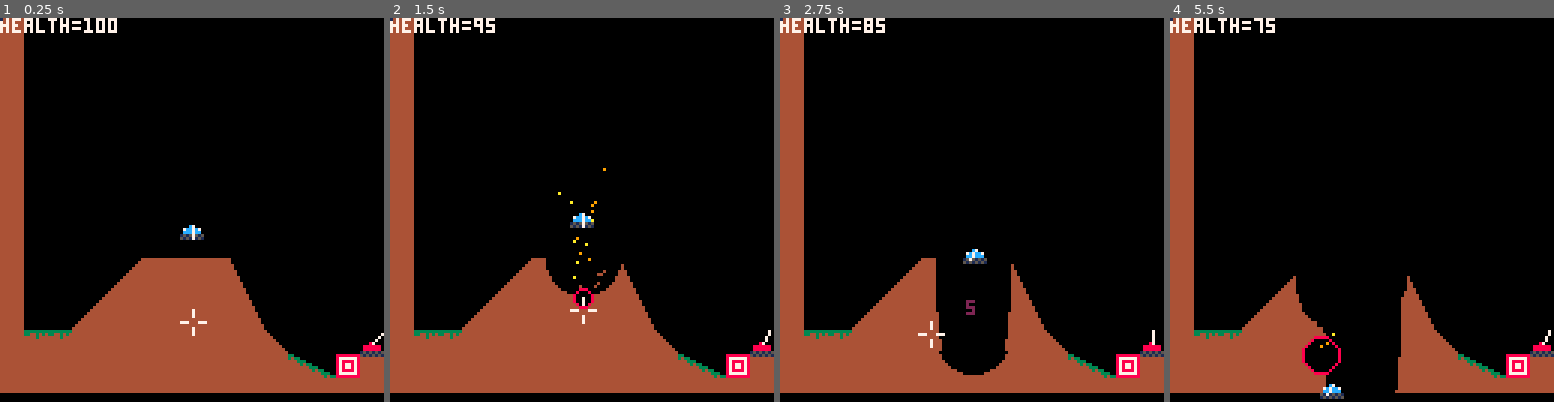
Above: before the commit, frames 1-4 (left to right).
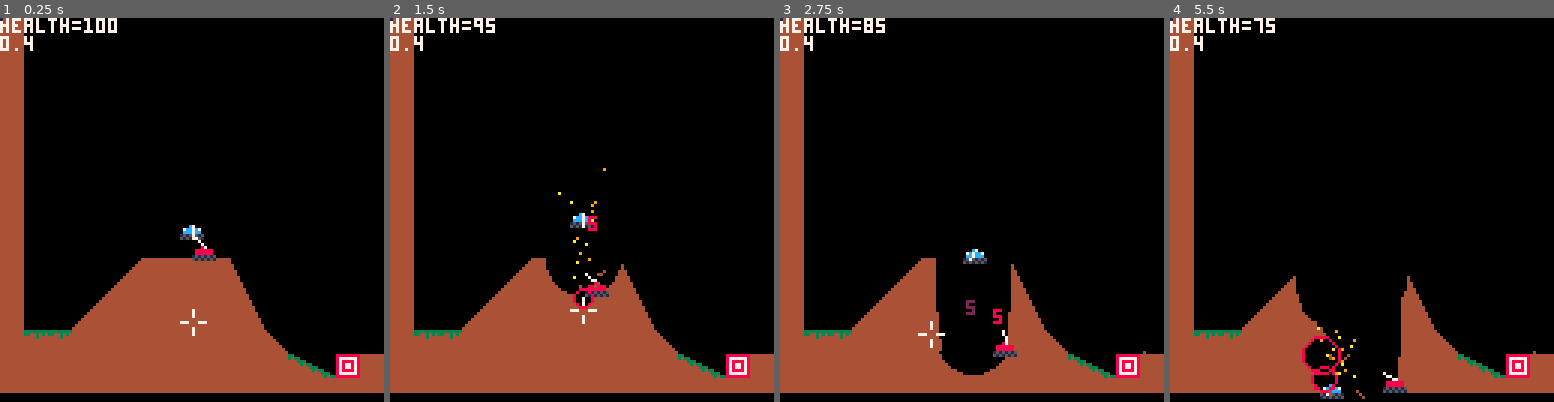
Above: after the commit, the same moments.

Repository: MarrMann/tanks.p8
Game: PICO-8 cartridge tanks.p8
Two runs of this game, one before a commit and one after it. Both use one fixed random seed, a clock stepped at 60 frames per second and the inputs below.
Inputs:
- Up to frame 1 (0.25 s): no input
- Up to frame 2 (1.5 s): tap X (X key) at 0.33, 1.07 s
- Up to frame 3 (2.75 s): hold Right 1.6-2.1 s; tap X (X key) at 1.85 s; hold Up 2.15-2.42 s; hold Right from 2.47 s (still down)
- Up to frame 4 (5.5 s): tap X (X key) at 2.97, 4.08, 5.2 s; release Right at 3.03 s; hold Left 3.08-3.58 s; hold Down 3.63-3.97 s; hold Right 4.02-4.68 s; hold Up 4.73-5.03 s; hold Left from 5.08 s (still down)

The runs differ from the first frame. In frame 1, 0.5% of the frame differs, in the area x 0-100%, y 4-89%; in frame 2, 0.6%; in frame 3, 0.6%; in frame 4, 0.9%, in the area x 0-100%, y 4-100%.

Commit message:
dumb enemies random shooting

Diff:
--- a/tanks.p8
+++ b/tanks.p8
@@ -112,12 +112,7 @@
 		x_hold_frames += 1
 	elseif x_hold_frames > 0 then
 		if x_hold_frames <= x_tap then
-			local dx = sin(p.t_angle)
-			local dy = cos(p.t_angle)
-			local ox = p.x+dx*4
-			local oy = p.y-3+dy*4
-			shoot(ox,oy,dx,dy,p.pow*6+1)
-			sfx(1)
+			shoot(p.x,p.y,p.t_angle,p.pow)
 		end
 		x_hold_frames = 0
 	end
@@ -455,7 +450,13 @@
 	end
 end
 
-function shoot(ox, oy, dx, dy, vel)
+function shoot(x, y, angle, vel)
+	vel *= 6
+	vel += 1
+	local dx = sin(angle)
+	local dy = cos(angle)
+	local ox = x+dx*4
+	local oy = y-3+dy*4
 	local s = {
 		x = ox,
 		y = oy,
@@ -463,6 +464,7 @@
 		yvel = dy*vel
 	}
 	add(shots, s)
+	sfx(1)
 end
 -->8
 //exp = {
@@ -858,10 +860,13 @@
 		 		y=ty*8+6, // offset sprite
 					xvel=0,
 					yvel=0,
-		 		t_angle=rnd(1),
-		 		pow=rnd(0.5)+0.25,
+		 		t_angle=0.4,
+					target_angle=0.4,
+		 		pow=0.5,
 					health=25,
-					is_knocked=false
+					is_knocked=false,
+					cd=150,
+					cur_cd=150
 		 	})
 			end
 		end
@@ -903,10 +908,25 @@
 // enemies
 function update_enemies()
 	for de in all(dumb_enemies) do
-		de.t_angle += 0.025
+		de.cur_cd-=1
+		if de.cur_cd==0 then
+			de.pow=abs(p.x-de.x)*0.65*0.01
+			shoot(de.x,de.y,de.t_angle,de.pow)
+			de.cur_cd=de.cd
+		end
+
 		if mapget(de.x,de.y+1)==0 then
 			de.y+=1
 		end
+
+		// mirror based on player pos
+		if p.x-de.x<0 and de.target_angle>0.5 then
+			de.target_angle-=(de.target_angle-0.5)*2
+		elseif p.x-de.x>0 and de.target_angle<0.5 then
+			de.target_angle+=(0.5-de.target_angle)*2
+		end
+
+		de.t_angle=de.target_angle+sin(time()*0.2312)*0.08
 	end
 end
 
@@ -918,6 +938,7 @@
 		de.x += 4
 		de.y += 6
 
+		print(de.target_angle)
 		local tur_x = sin(de.t_angle)*4
 		local tur_y = cos(de.t_angle)*4
 		local t_end_x=de.x+tur_x
@@ -927,14 +948,6 @@
 end
 -->8
 // todo
-
-// implement dumb enemies
-//they shoot semi-randomly and don't
-//move
-///*lerp to target aim
-///*ensure we're pointing towards the player
-///*randomize power
-///*shoot!
 
 // update target hitting
 //it should count as a hit as
@@ -983,11 +996,11 @@
 033f3f3f3f3f3f3f3f3f3f3f3f3f3f3f3f000000000000000000000000000000000000000000000000000000000000000000000000000000000000000000000000000000000000000000000000000000000000000000000000000000000000000000000000000000000000000000000000000000000000000000000000000000
 033f3f3f3f3f3f3f3f3f3f3f3f3f3f3f00000000000000000000000000000000000000000000000000000000000000000000000000000000000000000000000000000000000000000000000000000000000000000000000000000000000000000000000000000000000000000000000000000000000000000000000000000000
 033f3f3f3f3f3f3f3f3f3f3f3f3f3f3f00000000000000000000000000000000000000000000000000000000000000000000000000000000000000000000000000000000000000000000000000000000000000000000000000000000000000000000000000000000000000000000000000000000000000000000000000000000
-033f3f3f3f3f3f3f3f3f3f3f3f3f3f3f00000000000000000000000000000000000000000000000000000000000000000000000000000000000000000000000000000000000000000000000000000000000000000000000000000000000000000000000000000000000000000000000000000000000000000000000000000000
+033f3f3f3f3f3f3f3d3f3f3f3f3f3f3f00000000000000000000000000000000000000000000000000000000000000000000000000000000000000000000000000000000000000000000000000000000000000000000000000000000000000000000000000000000000000000000000000000000000000000000000000000000
 033f3f3f3f09131313043f3f3f3f3f3f3f3f0000000000000000000000000000000000000000000000000000000000000000000000000000000000000000000000000000000000000000000000000000000000000000000000000000000000000000000000000000000000000000000000000000000000000000000000000000
 033f3f3f090303030313053f3f3f3f3f3f3f3f00000000000000000000000000000000000000000000000000000000000000000000000000000000000000000000000000000000000000000000000000000000000000000000000000000000000000000000000000000000000000000000000000000000000000000000000000
 033f3f09031303031313043f3f3f3f3f3f003f00000000000000000000000000000000000000000000000000000000000000000000000000000000000000000000000000000000000000000000000000000000000000000000000000000000000000000000000000000000000000000000000000000000000000000000000000
-0302021313130303030313083f3f3f3d3f003f3f000000000000000000000000000000000000000000000000000000000000000000000000000000000000000000000000000000000000000000000000000000000000000000000000000000000000000000000000000000000000000000000000000000000000000000000000
+0302021313130303030313083f3f3f3f3f003f3f000000000000000000000000000000000000000000000000000000000000000000000000000000000000000000000000000000000000000000000000000000000000000000000000000000000000000000000000000000000000000000000000000000000000000000000000
 03130313031303031303031307063e033f3f3f3f000000000000000000000000000000000000000000000000000000000000000000000000000000000000000000000000000000000000000000000000000000000000000000000000000000000000000000000000000000000000000000000000000000000000000000000000
 031313130303030313130303031303033f3f3f00000000000000000000000000000000000000000000000000000000000000000000000000000000000000000000000000000000000000000000000000000000000000000000000000000000000000000000000000000000000000000000000000000000000000000000000000
 3f3f3f3f3f3f3f3f3f3f3f3f3f3f3f3f3f3f3f00000000000000000000000000000000000000000000000000000000000000000000000000000000000000000000000000000000000000000000000000000000000000000000000000000000000000000000000000000000000000000000000000000000000000000000000000
